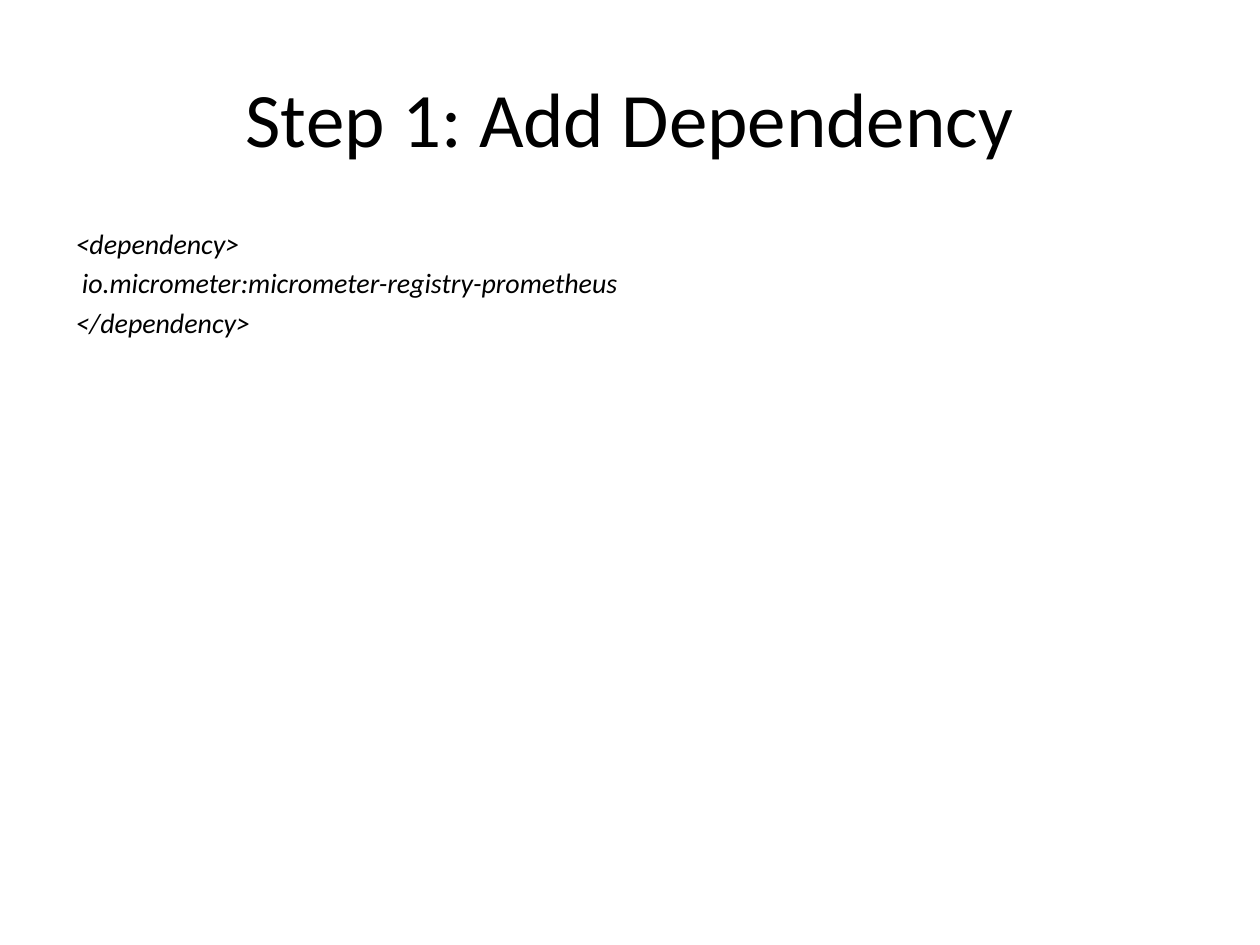
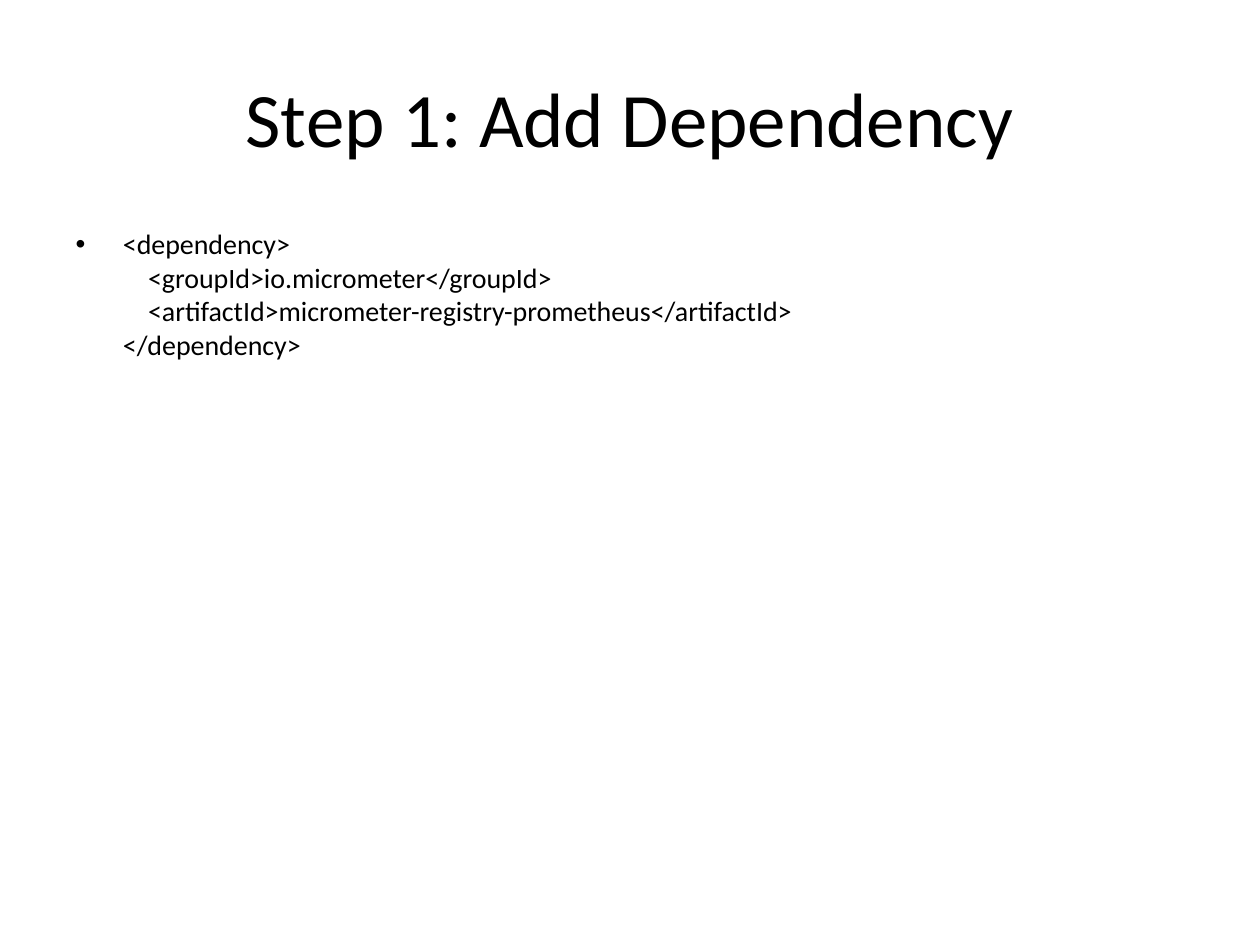
Before and after one commit to NarenJavaHelpLine/Java-Training-For-Interview, a slide deck: slide 16 of SPRING BOOT/spring_boot_actuator.pptx. Drawn at 1260x945 pixels with LibreOffice and Linux fonts; fonts in the diff are those of the drawing. Boxes give left, top, right and bottom in pixels: in the first picture for what was removed or moved away, otherwise in the second. Text is boxed around its words. In the diff, an @@ line names an element or a change of style, - is before the commit and + after.

```diff
--- a/SPRING BOOT/spring_boot_actuator.pptx
+++ b/SPRING BOOT/spring_boot_actuator.pptx
@@ text at bbox=[123, 234, 792, 360]: text changed; italic off @@
-<dependency>
-io.micrometer:micrometer-registry-prometheus
-</dependency>
+• <dependency>
+  <groupId>io.micrometer</groupId>
+  <artifactId>micrometer-registry-prometheus</artifactId>
+  </dependency>
```
